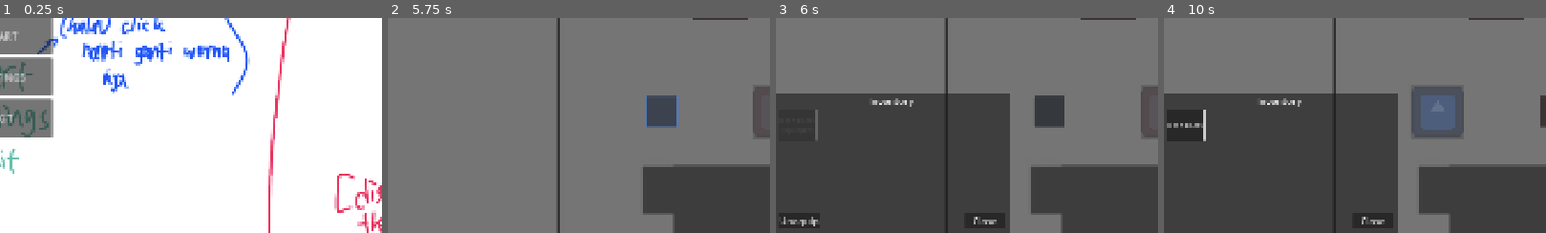
Above: before the commit, frames 1-4 (left to right).
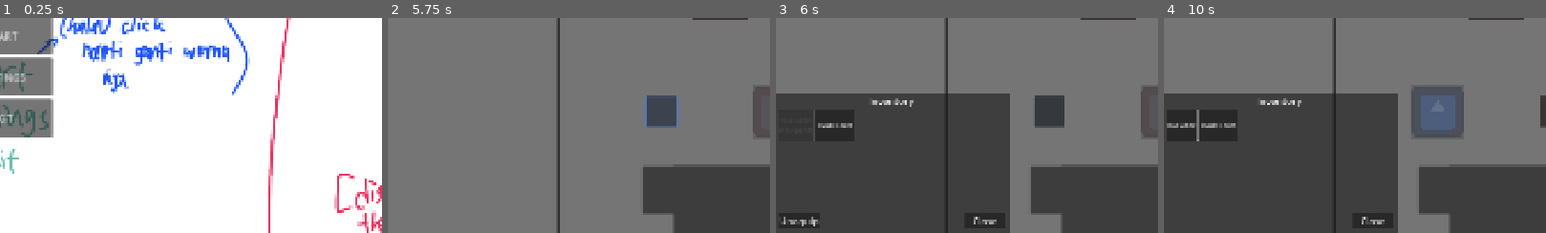
Above: after the commit, the same moments.

Repository: Medcro/GameBijiWIDAI2026
Game: Godot game, scene res://scenes/main_menu.tscn
The game is run twice, just before and just after one commit, with the same random seed, the same clock (stepped at 60 frames per second) and the same inputs. The engine's default icon, where the game draws it, is replaced by a stand-in: a white triangle on a blue panel in a dark square.
Inputs (mouse positions are % of the whole screen's width and height, from its top left):
- Up to frame 1 (0.25 s): no input
- Up to frame 2 (5.75 s): click "START" at 0.5 s; tap Enter at 1.25 s; move the mouse to (72, 45) at 1.27 s; hold Right (move_right) 1.28-2.78 s; tap Space (Parry) at 1.35, 2.3, 3.05, 5, 5.3 s; click (72, 45) at 1.42 s; tap C (Jump) at 1.52, 2.27, 5.27 s; move the mouse to (30, 55) at 2.02 s; tap Z (Dash) at 2.1 s; move the mouse to (60, 28) at 2.77 s; hold Left (move_left) 2.78-3.5 s; hold R (EssenceTab) 2.78-3.5 s; click (50, 36) at 3.52 s; click (58, 21) at 4.27 s; move the mouse to (45, 70) at 5.02 s; hold Right (move_right) from 5.03 s (still down); tap A (Heal) at 5.1 s; click (45, 70) at 5.17 s
- Up to frame 3 (6 s): keep holding Right (move_right); tap Enter at 5.75 s; move the mouse to (80, 65) at 5.77 s; tap X (Melee) at 5.85 s
- Up to frame 4 (10 s): tap C (Jump) at 6.02, 6.77, 9.77 s; tap Space (Parry) at 6.05, 6.6, 8, 8.3, 9.8 s; tap Escape (esc) at 6.4 s; move the mouse to (20, 35) at 6.52 s; release Right (move_right) at 6.53 s; hold Left (move_left) 6.53-7.25 s; click "Unequip" at 7.25 s; move the mouse to (55, 50) at 8.02 s; hold Right (move_right) 8.03-8.75 s; tap S (Ranged) at 8.1 s; click (55, 50) at 8.17 s; click "Fireball" at 8.75 s; tap Enter at 9.5 s; move the mouse to (35, 25) at 9.52 s; hold Left (move_left) from 9.53 s (still down); tap F (SP1) at 9.6 s
The pictures show only the part of the screen within x 6-56%, y 42-92%; the shares and areas given below are measured in that part.

Frames 1-2 are identical in both runs. In frame 3, 0.3% of the frame differs, in the area x 9-20%, y 42-58%; in frame 4, 0.5%, in the area x 2-19%, y 42-58%.

Commit message:
feat: menambahkan essence radiance

Diff:
--- /dev/null
+++ b/resource/essences/Radiance.tres
@@ -0,0 +1,10 @@
+[gd_resource type="Resource" script_class="EssenceData" load_steps=2 format=3 uid="uid://rpvl2b0rwrul"]
+
+[ext_resource type="Script" uid="uid://dd8e8yrpxubqt" path="res://resource/EssenceData.gd" id="1_d1xi3"]
+
+[resource]
+script = ExtResource("1_d1xi3")
+name = "Radiance"
+type = 1
+description = "Parrying fills your Dream Bar by 1.25 times more"
+metadata/_custom_type_script = "uid://dd8e8yrpxubqt"
--- a/scenes/main.tscn
+++ b/scenes/main.tscn
@@ -1,12 +1,14 @@
-[gd_scene load_steps=11 format=3 uid="uid://r8gk7inos0cq"]
+[gd_scene load_steps=13 format=3 uid="uid://r8gk7inos0cq"]
 
 [ext_resource type="Texture2D" uid="uid://b37h730lit766" path="res://platform room.jpg" id="1_tefeu"]
 [ext_resource type="PackedScene" uid="uid://dxl1dmwln6gom" path="res://scenes/player.tscn" id="2_sugp2"]
 [ext_resource type="Script" uid="uid://dy244eryhu1w6" path="res://scripts/player_camera.gd" id="3_jyhfs"]
 [ext_resource type="PackedScene" uid="uid://cq77wbdm27fwa" path="res://scenes/sp_essence.tscn" id="5_o6xl0"]
 [ext_resource type="PackedScene" uid="uid://dfmfrxe1bgxai" path="res://scenes/enemy.tscn" id="5_tbgi4"]
+[ext_resource type="Script" uid="uid://dd8e8yrpxubqt" path="res://resource/EssenceData.gd" id="6_85g3d"]
 [ext_resource type="AudioStream" uid="uid://c7fcc7pb2u54" path="res://assets/audio/OSTs/level.ogg" id="6_o6xl0"]
 [ext_resource type="PackedScene" uid="uid://breavhqoiq6ys" path="res://scenes/pause_menu.tscn" id="6_tefeu"]
+[ext_resource type="Resource" uid="uid://rpvl2b0rwrul" path="res://resource/essences/Radiance.tres" id="7_choun"]
 
 [sub_resource type="RectangleShape2D" id="RectangleShape2D_jyhfs"]
 size = Vector2(1875, 1041)
@@ -97,6 +99,7 @@
 visible = false
 
 [node name="SPEssence" parent="Player/Camera2D/CanvasLayer" instance=ExtResource("5_o6xl0")]
+collected_essences = Array[ExtResource("6_85g3d")]([ExtResource("7_choun")])
 
 [node name="Enemy" parent="." node_paths=PackedStringArray("player") instance=ExtResource("5_tbgi4")]
 position = Vector2(1210, 259.00003)
--- a/scenes/player.tscn
+++ b/scenes/player.tscn
@@ -97,6 +97,7 @@
 [node name="parry" type="AudioStreamPlayer2D" parent="."]
 stream = ExtResource("12_jej6c")
 bus = &"SFX"
+
 [node name="CanvasLayer" type="CanvasLayer" parent="."]
 
 [node name="HBoxContainer" type="HBoxContainer" parent="CanvasLayer"]
@@ -110,7 +111,6 @@
 [node name="Sprite2D" type="Sprite2D" parent="CanvasLayer/HBoxContainer/heart"]
 position = Vector2(9, 9.375)
 scale = Vector2(0.01639535, 0.027294306)
-texture = ExtResource("3_qhqgy")
 
 [node name="heart2" type="TextureRect" parent="CanvasLayer/HBoxContainer"]
 custom_minimum_size = Vector2(20, 0)
@@ -119,7 +119,6 @@
 [node name="Sprite2D" type="Sprite2D" parent="CanvasLayer/HBoxContainer/heart2"]
 position = Vector2(9, 9.375)
 scale = Vector2(0.01639535, 0.027294306)
-texture = ExtResource("3_qhqgy")
 
 [node name="heart3" type="TextureRect" parent="CanvasLayer/HBoxContainer"]
 custom_minimum_size = Vector2(20, 0)
@@ -128,7 +127,6 @@
 [node name="Sprite2D" type="Sprite2D" parent="CanvasLayer/HBoxContainer/heart3"]
 position = Vector2(9, 9.375)
 scale = Vector2(0.01639535, 0.027294306)
-texture = ExtResource("3_qhqgy")
 
 [node name="heart4" type="TextureRect" parent="CanvasLayer/HBoxContainer"]
 custom_minimum_size = Vector2(20, 0)
@@ -137,7 +135,6 @@
 [node name="Sprite2D" type="Sprite2D" parent="CanvasLayer/HBoxContainer/heart4"]
 position = Vector2(9, 9.375)
 scale = Vector2(0.01639535, 0.027294306)
-texture = ExtResource("3_qhqgy")
 
 [node name="heart5" type="TextureRect" parent="CanvasLayer/HBoxContainer"]
 custom_minimum_size = Vector2(20, 0)
@@ -146,4 +143,3 @@
 [node name="Sprite2D" type="Sprite2D" parent="CanvasLayer/HBoxContainer/heart5"]
 position = Vector2(9, 9.375)
 scale = Vector2(0.01639535, 0.027294306)
-texture = ExtResource("3_qhqgy")
--- a/scenes/sp_essence.tscn
+++ b/scenes/sp_essence.tscn
@@ -1,7 +1,9 @@
-[gd_scene load_steps=3 format=3 uid="uid://cq77wbdm27fwa"]
+[gd_scene load_steps=5 format=3 uid="uid://cq77wbdm27fwa"]
 
 [ext_resource type="Script" uid="uid://bf5ngi1cvo20e" path="res://scripts/sp_essence.gd" id="1_2ywtw"]
 [ext_resource type="PackedScene" uid="uid://dpp0uh8wpeayp" path="res://scenes/essence_slot.tscn" id="2_6rbwk"]
+[ext_resource type="Script" uid="uid://dd8e8yrpxubqt" path="res://resource/EssenceData.gd" id="2_nmcmq"]
+[ext_resource type="Resource" uid="uid://rpvl2b0rwrul" path="res://resource/essences/Radiance.tres" id="3_yjvo5"]
 
 [node name="SPEssence" type="Control"]
 process_mode = 3
@@ -12,6 +14,7 @@
 grow_horizontal = 2
 grow_vertical = 2
 script = ExtResource("1_2ywtw")
+collected_essences = Array[ExtResource("2_nmcmq")]([ExtResource("3_yjvo5"), null, null, null, null, null, null])
 
 [node name="Panel" type="Panel" parent="."]
 layout_mode = 1
--- a/scripts/player.gd
+++ b/scripts/player.gd
@@ -55,6 +55,7 @@
 @onready var attack_hitbox = $AttackHitbox
 @onready var parry_box = $ParryBox
 @onready var dream_bar = $Camera2D/CanvasLayer/DreamBar
+@onready var inventory = $Camera2D/CanvasLayer/SPEssence
 
 func _ready() -> void:
 	var hearts_parents= $CanvasLayer/HBoxContainer
@@ -287,8 +288,14 @@
 	_set_parry_box_active(false)
 	parry_cooldown_timer = 0.0 # instant parry reset (bisa mke lagI)
 
+	var dream_gain = 20
+
+	# Menambahkan jumlah dream yang didapat jika sedang mengequipped essence radiance
+	if has_essence_equipped("Radiance"):
+		dream_gain *= 1.25
+
 	# buat nambahin dream
-	dream += 20
+	dream += dream_gain
 
 	# ksih iframe dikit habis parry
 	is_invincible = true
@@ -310,3 +317,15 @@
 		for child in parry_box.get_children():
 			if child is CollisionShape2D or child is CollisionPolygon2D:
 				child.set_deferred("disabled", not active)
+
+# Fungsi untuk mengecek apakah ada nama essence tertentu yang sedang terequip
+func has_essence_equipped(essence_name: String) -> bool:
+	if inventory == null:
+		return false
+	var equipped_essences = inventory.get_all_equipped_essences()
+
+	for essence in equipped_essences:
+		if essence != null and essence.name == essence_name:
+			return true
+
+	return false
--- a/scripts/sp_essence.gd
+++ b/scripts/sp_essence.gd
@@ -16,7 +16,7 @@
 var active_slot = null
 
 # Simulasi inventory pemain (Essence yang sudah didapatkan)
-var collected_essences: Array[EssenceData] = []
+@export var collected_essences: Array[EssenceData] = []
 
 func _ready() -> void:
 	hide()
